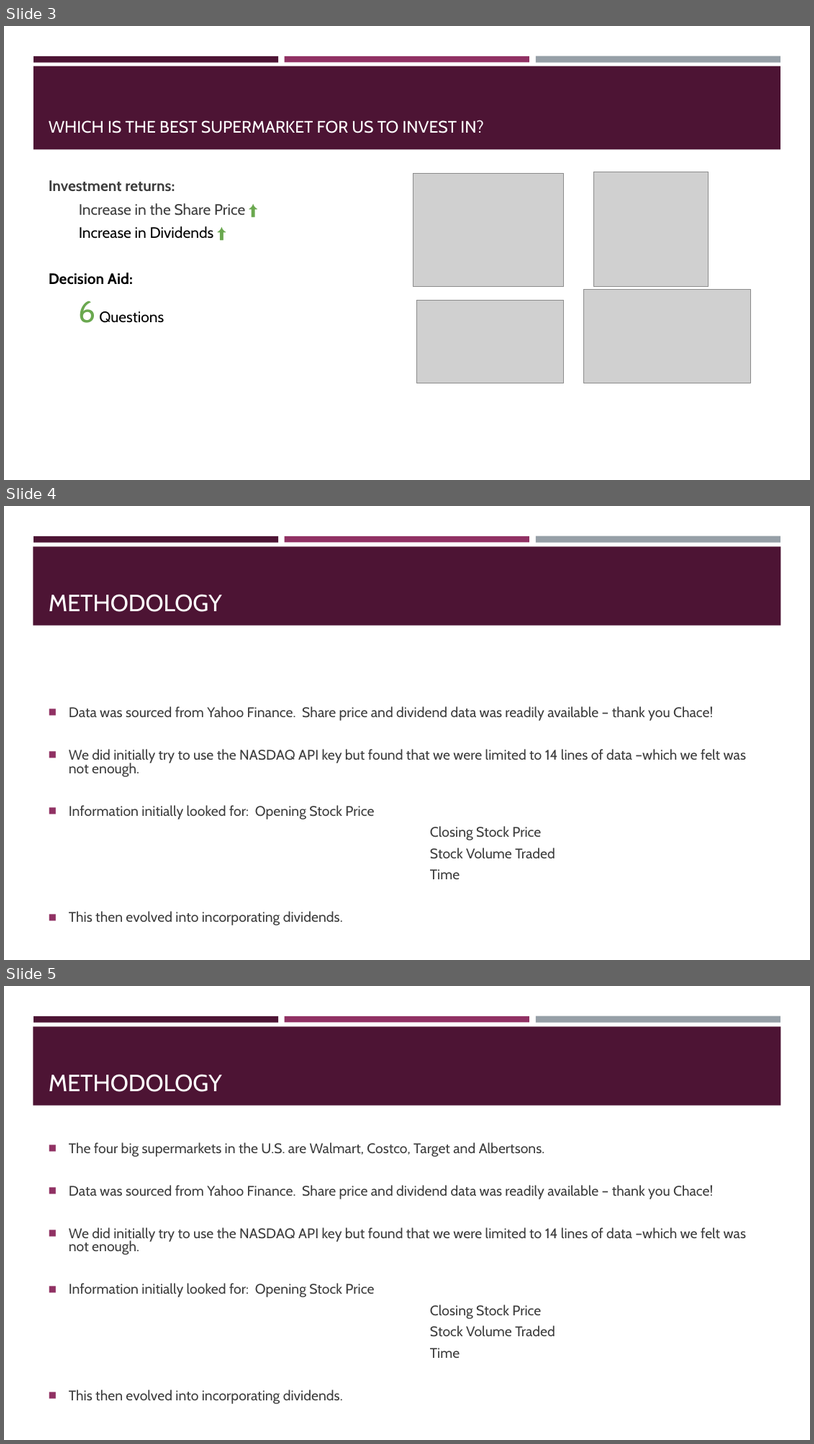
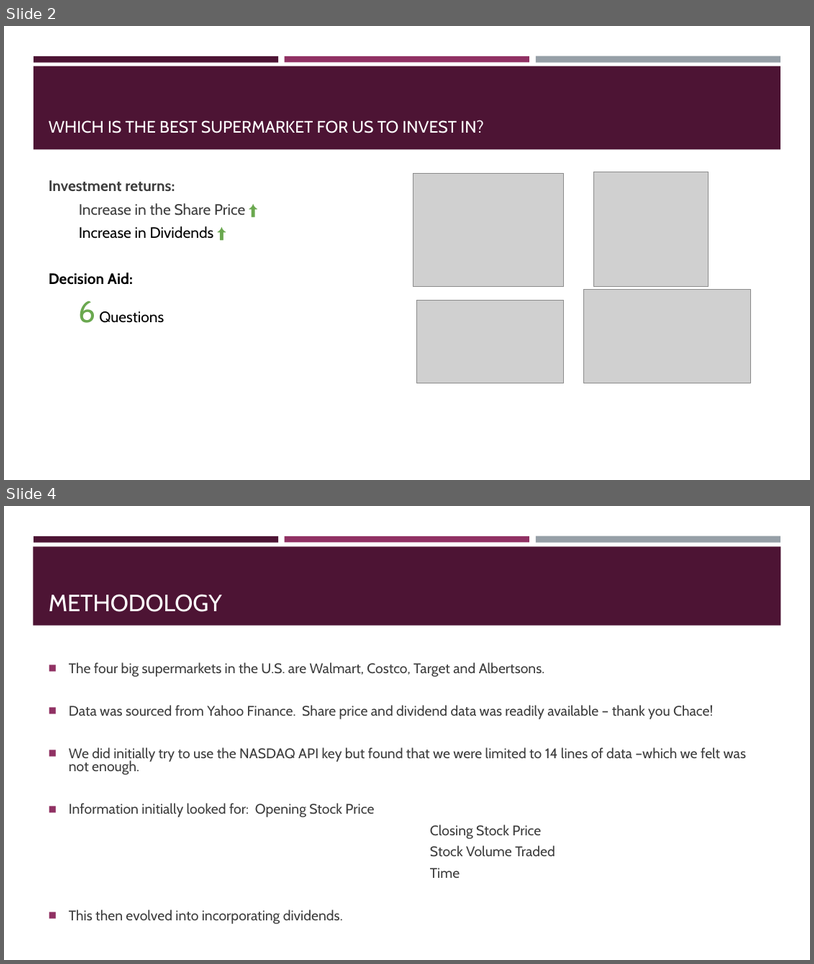
Before and after one commit to drchid1/Team-Project-Group-3---Finance-, a slide deck: presentation/Group 3 – FINANCIAL ANALYSIS.pptx. Shown one above the other, each under a label of ours: slides 3, 4 and 5 before the commit, slides 2 and 4 after it; the slides between them are not shown. The pictures are 814x1444 and 814x964 pixels, drawn with LibreOffice and Linux fonts; fonts in the diff are those of the drawing; grey boxes stand for pictures. Boxes give left, top, right and bottom in pixels: in the first picture for what was removed or moved away, otherwise in the second. Text is boxed around its words. In the diff, an @@ line names an element or a change of style, - is before the commit and + after.

```diff
--- a/presentation/Group 3 – FINANCIAL ANALYSIS.pptx
+++ b/presentation/Group 3 – FINANCIAL ANALYSIS.pptx
@@ slide 4 removed at bbox=[4, 506, 810, 960], background #FFFFFF; not listed: 4 template elements that a slide beside it also shows @@
@@ title removed at bbox=[49, 594, 222, 612] @@
-METHODOLOGY
@@ text removed at bbox=[69, 706, 746, 925] @@
-◼ Data was sourced from Yahoo Finance. Share price and dividend data was readily available – thank you Chace!
-◼ We did initially try to use the NASDAQ API key but found that we were limited to 14 lines of data –which we felt was not enough.
-◼ Information initially looked for: Opening Stock Price
-Closing Stock Price
-Stock Volume Traded
-Time
-◼ This then evolved into incorporating dividends.
@@ what was slide 3 is now slide 2 @@
@@ what was slide 5 is now slide 4 @@
```
Also in this commit, not shown: 1 slide added, 1 other slide removed.
